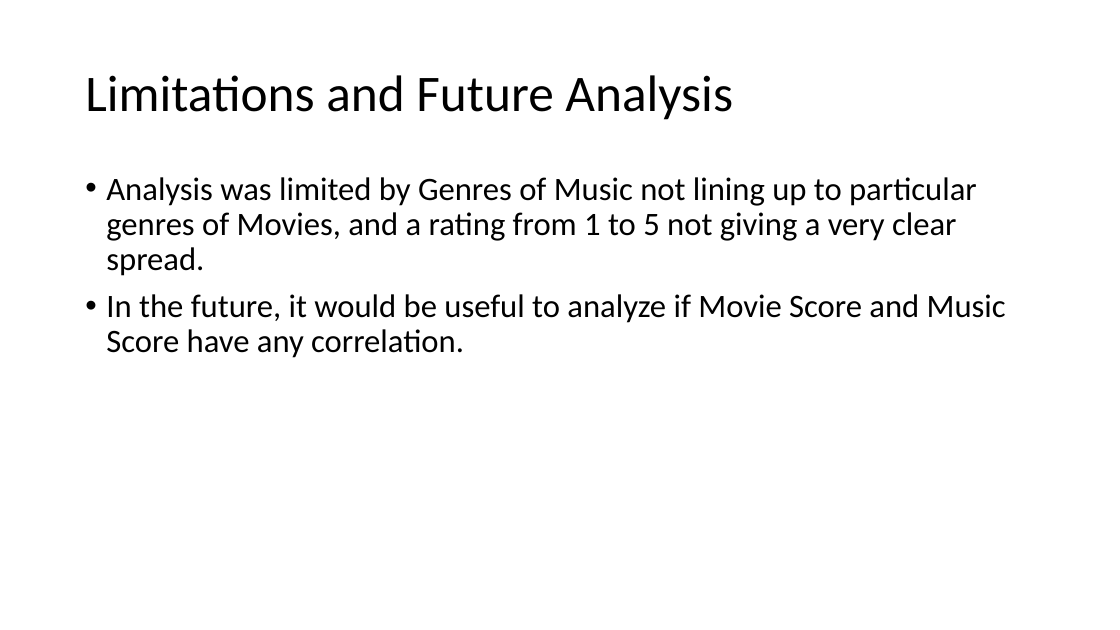
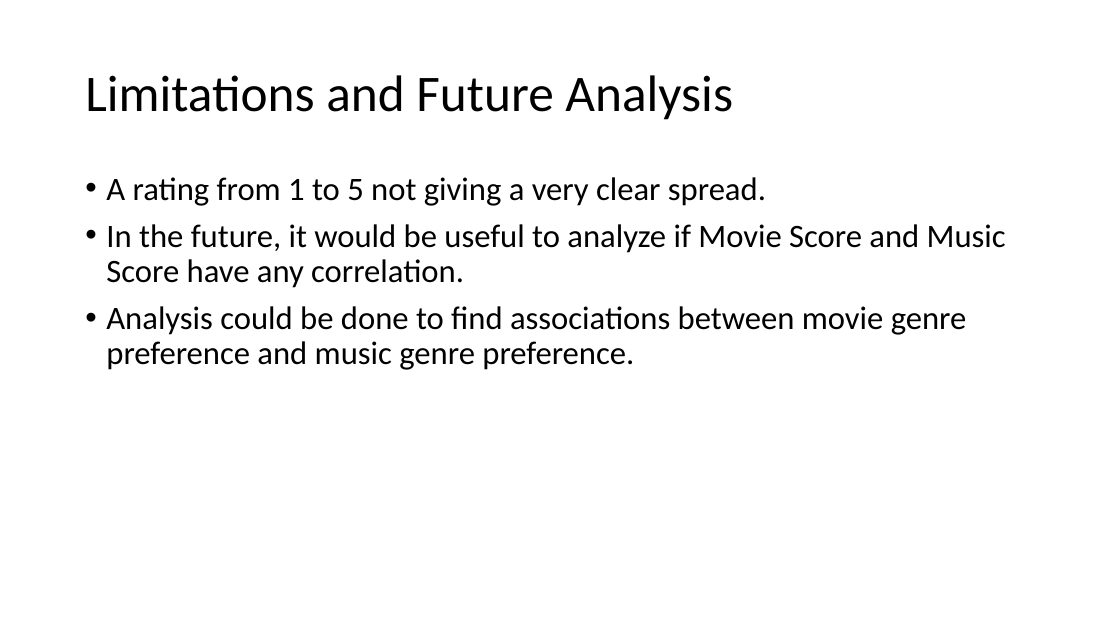
Before and after one commit to xyrlian/CDS101Midterm, a slide deck: slide 8 of Midterm Presentation .pptx. Drawn at 1120x630 pixels with LibreOffice and Linux fonts; fonts in the diff are those of the drawing. Boxes give left, top, right and bottom in pixels: in the first picture for what was removed or moved away, otherwise in the second. Text is boxed around its words. In the diff, an @@ line names an element or a change of style, - is before the commit and + after.

```diff
--- a/Midterm Presentation .pptx
+++ b/Midterm Presentation .pptx
@@ text at [106,177,766,206]: text changed @@
-• Analysis was limited by Genres of Music not lining up to particular genres of Movies, and a rating from 1 to 5 not giving a very clear spread.
+• A rating from 1 to 5 not giving a very clear spread.
@@ text at [106,306,967,370]: paragraph added @@
+• Analysis could be done to find associations between movie genre preference and music genre preference.
```
Also in this commit, not shown: 2 other files.
